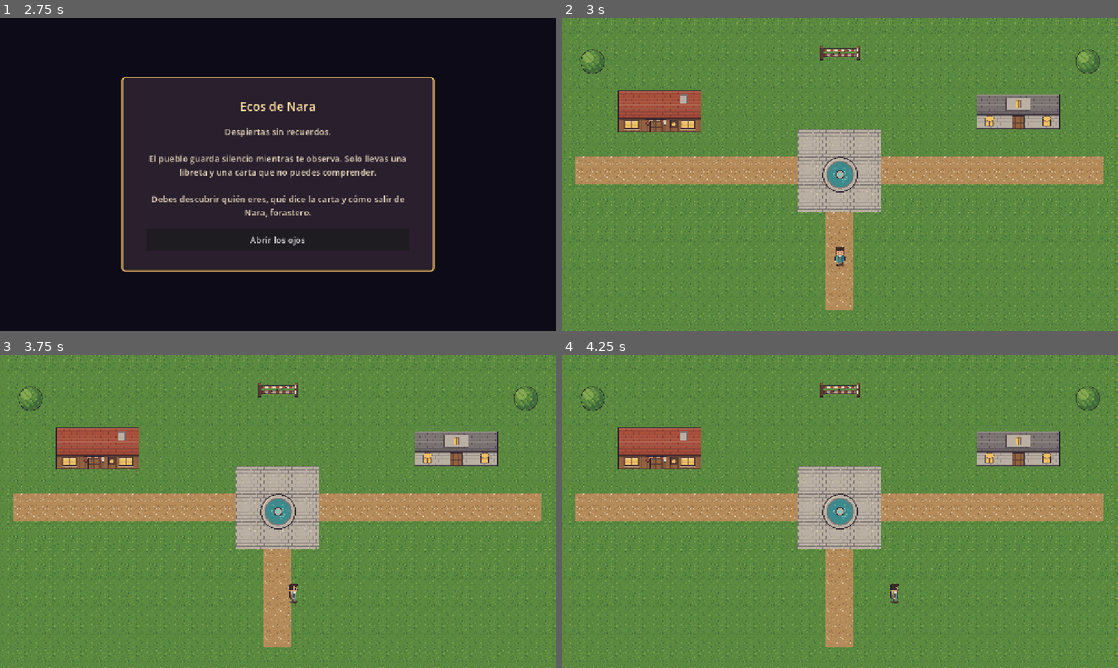
Above: before the commit, frames 1-4 (two rows, left to right).
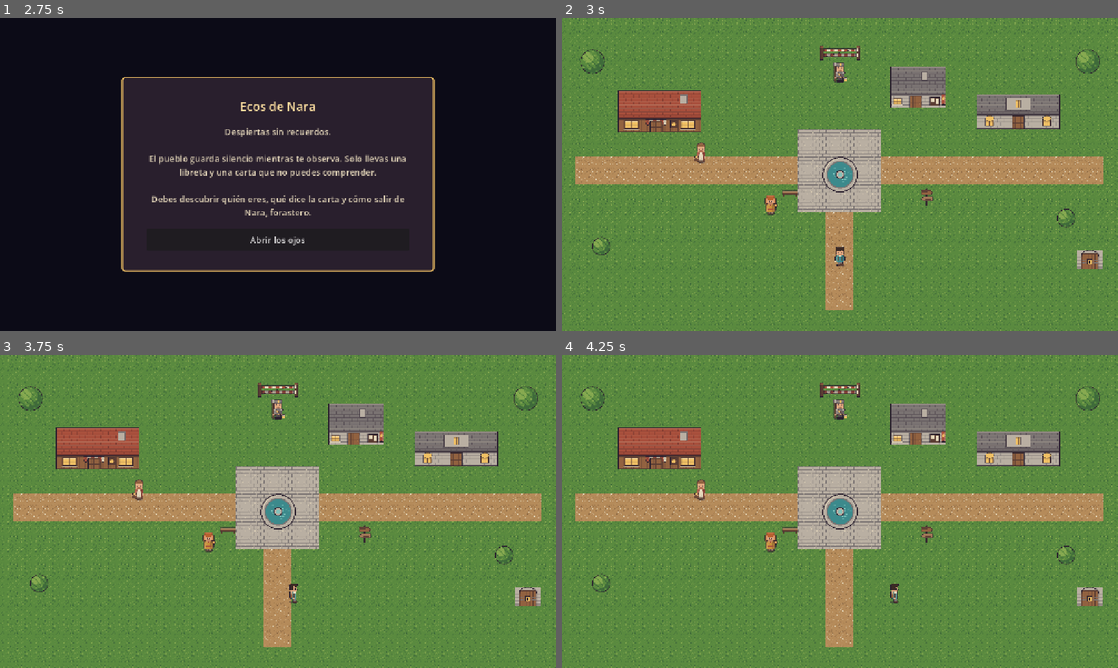
Above: after the commit, the same moments.

Repository: YOOUYII/Ecos_de_Nara
Game: Godot game, scene res://scenes/main/main.tscn
The game is run twice, just before and just after one commit, with the same random seed, the same clock (stepped at 60 frames per second) and the same inputs.
Inputs:
- Up to frame 1 (2.75 s): click "Nueva partida" at 0.5 s; click "Elegir forastero" at 1.25 s; click "Comenzar aventura" at 2 s
- Up to frame 2 (3 s): click "Abrir los ojos" at 2.75 s
- Up to frame 3 (3.75 s): tap Enter at 3.5 s; hold D (move_right) from 3.53 s (still down)
- Up to frame 4 (4.25 s): keep holding D (move_right)

Frame 1 is identical in both runs. In frame 2, 2.3% of the frame differs, in the area x 5-98%, y 14-81%; in frame 3, 2.3%; in frame 4, 2.3%.

Commit message:
feat: crear pueblo inicial y rutas bloqueadas

Diff:
--- a/project.godot
+++ b/project.godot
@@ -18,6 +18,7 @@
 [autoload]
 
 GameManager="*res://scripts/autoload/game_manager.gd"
+StoryProgress="*res://scripts/autoload/story_progress.gd"
 
 [display]
 
--- a/scenes/world/world_test.tscn
+++ b/scenes/world/world_test.tscn
@@ -7,6 +7,15 @@
 [ext_resource type="Texture2D" uid="uid://djaqwhuydfoot" path="res://assets/art/props/fuente.png" id="5_fuente"]
 [ext_resource type="Texture2D" uid="uid://dvgmj4jawfqnp" path="res://assets/art/props/barrera_camino.png" id="6_barrera"]
 [ext_resource type="Texture2D" uid="uid://ut6ardv61t0i" path="res://assets/art/props/arbol_aldea_g.png" id="7_arbol"]
+[ext_resource type="Script" path="res://scripts/world/world_test.gd" id="8_world"]
+[ext_resource type="Texture2D" path="res://assets/art/props/edificios/edif_casa_guardia.png" id="9_casa_guardia"]
+[ext_resource type="Texture2D" path="res://assets/art/props/puerta_bloqueada.png" id="10_puerta"]
+[ext_resource type="Texture2D" path="res://assets/art/props/cartel_direccion.png" id="11_cartel"]
+[ext_resource type="Texture2D" path="res://assets/art/props/arbol_aldea_m.png" id="12_arbol_m"]
+[ext_resource type="Texture2D" path="res://assets/art/props/banco_aldea.png" id="13_banco"]
+[ext_resource type="Texture2D" path="res://assets/art/characters/npcs/npc_panadera_idle.png" id="14_panadera"]
+[ext_resource type="Texture2D" path="res://assets/art/characters/npcs/npc_guardia_idle.png" id="15_guardia"]
+[ext_resource type="Texture2D" path="res://assets/art/characters/npcs/npc_nina_idle.png" id="16_nina"]
 
 [sub_resource type="TileSetAtlasSource" id="atlas_pueblo"]
 texture = ExtResource("2_tiles")
@@ -46,7 +55,32 @@
 [sub_resource type="RectangleShape2D" id="RectangleShape2D_tbcmv"]
 size = Vector2(93, 32)
 
+[sub_resource type="RectangleShape2D" id="guard_house_collision"]
+size = Vector2(112, 52)
+
+[sub_resource type="RectangleShape2D" id="river_gate_collision"]
+size = Vector2(58, 34)
+
+[sub_resource type="RectangleShape2D" id="forest_access_area"]
+size = Vector2(176, 64)
+
+[sub_resource type="RectangleShape2D" id="river_access_area"]
+size = Vector2(112, 120)
+
+[sub_resource type="StyleBoxFlat" id="notice_style"]
+bg_color = Color(0.08, 0.11, 0.13, 0.9)
+border_width_left = 2
+border_width_top = 2
+border_width_right = 2
+border_width_bottom = 2
+border_color = Color(0.82, 0.68, 0.32, 1)
+corner_radius_top_left = 8
+corner_radius_top_right = 8
+corner_radius_bottom_right = 8
+corner_radius_bottom_left = 8
+
 [node name="WorldTest" type="Node2D" unique_id=1606040407]
+script = ExtResource("8_world")
 
 [node name="TileLayers" type="Node2D" parent="." unique_id=930921052]
 
@@ -63,6 +97,7 @@
 tile_set = SubResource("tileset_pueblo")
 
 [node name="Props" type="Node2D" parent="." unique_id=566990086]
+y_sort_enabled = true
 
 [node name="Panaderia" type="Sprite2D" parent="Props" unique_id=948447363]
 position = Vector2(225, 215)
@@ -88,6 +123,48 @@
 position = Vector2(1210, 100)
 texture = ExtResource("7_arbol")
 
+[node name="CasaGuardia" type="Sprite2D" parent="Props"]
+position = Vector2(820, 160)
+texture = ExtResource("9_casa_guardia")
+
+[node name="PuertaRio" type="Sprite2D" parent="Props"]
+position = Vector2(1215, 555)
+texture = ExtResource("10_puerta")
+
+[node name="CartelDirecciones" type="Sprite2D" parent="Props"]
+position = Vector2(840, 410)
+texture = ExtResource("11_cartel")
+
+[node name="ArbolMedioA" type="Sprite2D" parent="Props"]
+position = Vector2(90, 525)
+texture = ExtResource("12_arbol_m")
+
+[node name="ArbolMedioB" type="Sprite2D" parent="Props"]
+position = Vector2(1160, 460)
+texture = ExtResource("12_arbol_m")
+
+[node name="BancoPlaza" type="Sprite2D" parent="Props"]
+position = Vector2(525, 405)
+texture = ExtResource("13_banco")
+
+[node name="NPCPanadera" type="Sprite2D" parent="Props"]
+position = Vector2(320, 310)
+texture = ExtResource("14_panadera")
+region_enabled = true
+region_rect = Rect2(0, 0, 32, 48)
+
+[node name="NPCGuardia" type="Sprite2D" parent="Props"]
+position = Vector2(640, 125)
+texture = ExtResource("15_guardia")
+region_enabled = true
+region_rect = Rect2(0, 0, 32, 48)
+
+[node name="NPCNina" type="Sprite2D" parent="Props"]
+position = Vector2(480, 430)
+texture = ExtResource("16_nina")
+region_enabled = true
+region_rect = Rect2(0, 0, 32, 48)
+
 [node name="Player" parent="Props" unique_id=1137071166 instance=ExtResource("1_player")]
 position = Vector2(640, 560)
 
@@ -142,3 +219,59 @@
 [node name="CollisionShape2D" type="CollisionShape2D" parent="Colisiones/StaticBody2D" unique_id=1324899194]
 position = Vector2(-0.5, -280)
 shape = SubResource("RectangleShape2D_tbcmv")
+
+[node name="CasaGuardia" type="StaticBody2D" parent="Colisiones"]
+position = Vector2(820, 174)
+
+[node name="CollisionShape2D" type="CollisionShape2D" parent="Colisiones/CasaGuardia"]
+shape = SubResource("guard_house_collision")
+
+[node name="PuertaRio" type="StaticBody2D" parent="Colisiones"]
+position = Vector2(1215, 563)
+
+[node name="CollisionShape2D" type="CollisionShape2D" parent="Colisiones/PuertaRio"]
+shape = SubResource("river_gate_collision")
+
+[node name="Accesos" type="Node2D" parent="."]
+
+[node name="BosqueBloqueado" type="Area2D" parent="Accesos"]
+position = Vector2(640, 118)
+
+[node name="CollisionShape2D" type="CollisionShape2D" parent="Accesos/BosqueBloqueado"]
+shape = SubResource("forest_access_area")
+
+[node name="RioBloqueado" type="Area2D" parent="Accesos"]
+position = Vector2(1180, 555)
+
+[node name="CollisionShape2D" type="CollisionShape2D" parent="Accesos/RioBloqueado"]
+shape = SubResource("river_access_area")
+
+[node name="HUD" type="CanvasLayer" parent="."]
+
+[node name="NoticePanel" type="PanelContainer" parent="HUD"]
+offset_left = 332.0
+offset_top = 34.0
+offset_right = 948.0
+offset_bottom = 108.0
+theme_override_styles/panel = SubResource("notice_style")
+
+[node name="MarginContainer" type="MarginContainer" parent="HUD/NoticePanel"]
+theme_override_constants/margin_left = 16
+theme_override_constants/margin_top = 10
+theme_override_constants/margin_right = 16
+theme_override_constants/margin_bottom = 10
+
+[node name="NoticeLabel" type="Label" parent="HUD/NoticePanel/MarginContainer"]
+theme_override_colors/font_color = Color(1, 0.94, 0.77, 1)
+theme_override_font_sizes/font_size = 17
+text = ""
+horizontal_alignment = 1
+vertical_alignment = 1
+
+[node name="NoticeTimer" type="Timer" parent="HUD"]
+wait_time = 3.5
+one_shot = true
+
+[connection signal="body_entered" from="Accesos/BosqueBloqueado" to="." method="_on_forest_access_body_entered"]
+[connection signal="body_entered" from="Accesos/RioBloqueado" to="." method="_on_river_access_body_entered"]
+[connection signal="timeout" from="HUD/NoticeTimer" to="." method="_on_notice_timer_timeout"]
--- /dev/null
+++ b/scripts/autoload/story_progress.gd
@@ -0,0 +1,18 @@
+extends Node
+
+## Estado mínimo de las zonas. En secciones posteriores se conectará a misiones,
+## diálogos y guardado; por ahora deja preparada la estructura del progreso.
+const ZONE_PUEBLO := "pueblo"
+const ZONE_BOSQUE := "bosque"
+const ZONE_RIO := "rio"
+
+var current_zone := ZONE_PUEBLO
+var unlocked_zones := {
+	ZONE_PUEBLO: true,
+	ZONE_BOSQUE: false,
+	ZONE_RIO: false,
+}
+
+
+func can_enter(zone: String) -> bool:
+	return unlocked_zones.get(zone, false)
--- /dev/null
+++ b/scripts/world/world_test.gd
@@ -0,0 +1,32 @@
+extends Node2D
+
+## Controla únicamente el estado temporal de los accesos del pueblo.
+## La composición visual del mapa permanece editable en world_test.tscn.
+@onready var notice_panel: PanelContainer = $HUD/NoticePanel
+@onready var notice_label: Label = $HUD/NoticePanel/MarginContainer/NoticeLabel
+@onready var notice_timer: Timer = $HUD/NoticeTimer
+
+
+func _ready() -> void:
+	StoryProgress.current_zone = StoryProgress.ZONE_PUEBLO
+	notice_panel.hide()
+
+
+func _on_forest_access_body_entered(body: Node2D) -> void:
+	if body is Player and not StoryProgress.can_enter(StoryProgress.ZONE_BOSQUE):
+		show_access_notice("El guardia bloquea el camino al bosque.\nNecesitas ganarte la confianza del pueblo.")
+
+
+func _on_river_access_body_entered(body: Node2D) -> void:
+	if body is Player and not StoryProgress.can_enter(StoryProgress.ZONE_RIO):
+		show_access_notice("La ruta del río está cerrada.\nPrimero debes conseguir autorización.")
+
+
+func show_access_notice(message: String) -> void:
+	notice_label.text = message
+	notice_panel.show()
+	notice_timer.start()
+
+
+func _on_notice_timer_timeout() -> void:
+	notice_panel.hide()
Binary file added: assets/art/characters/npcs/npc_guardia_idle.png
Not shown, added: assets/art/characters/npcs/npc_guardia_idle.png.import
Binary file added: assets/art/characters/npcs/npc_nina_idle.png
Not shown, added: assets/art/characters/npcs/npc_nina_idle.png.import
Binary file added: assets/art/characters/npcs/npc_panadera_idle.png
Not shown, added: assets/art/characters/npcs/npc_panadera_idle.png.import
Binary file added: assets/art/props/arbol_aldea_m.png
Not shown, added: assets/art/props/arbol_aldea_m.png.import
Binary file added: assets/art/props/arbol_aldea_p.png
Not shown, added: assets/art/props/arbol_aldea_p.png.import
Binary file added: assets/art/props/banco_aldea.png
Not shown, added: assets/art/props/banco_aldea.png.import
(and 10 more such lines)
